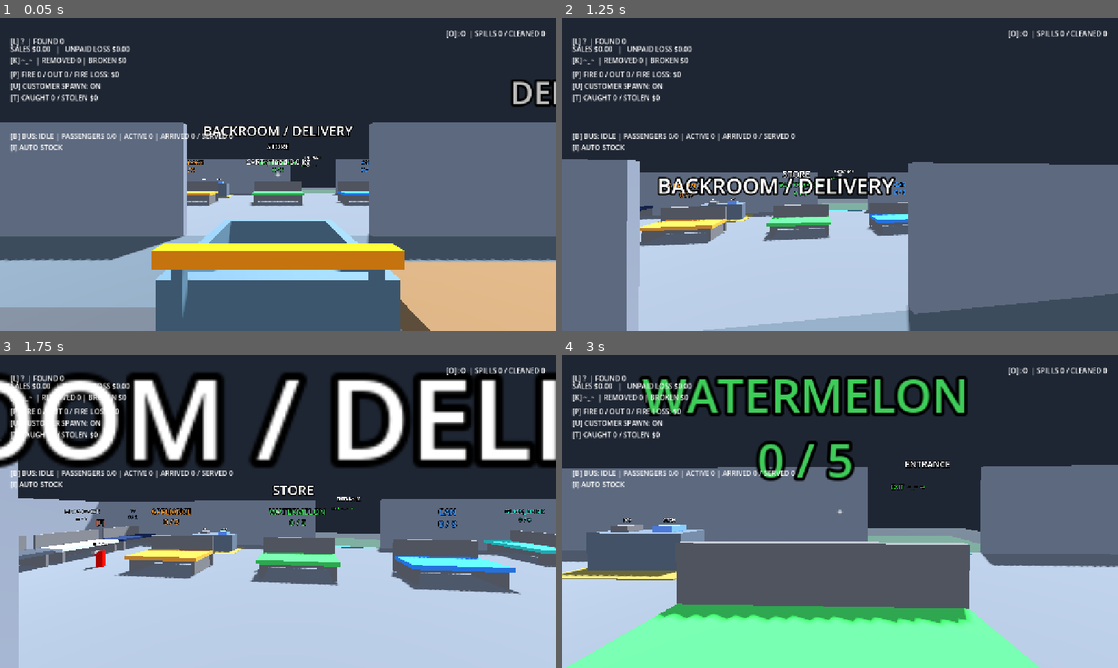
Above: before the commit, frames 1-4 (two rows, left to right).
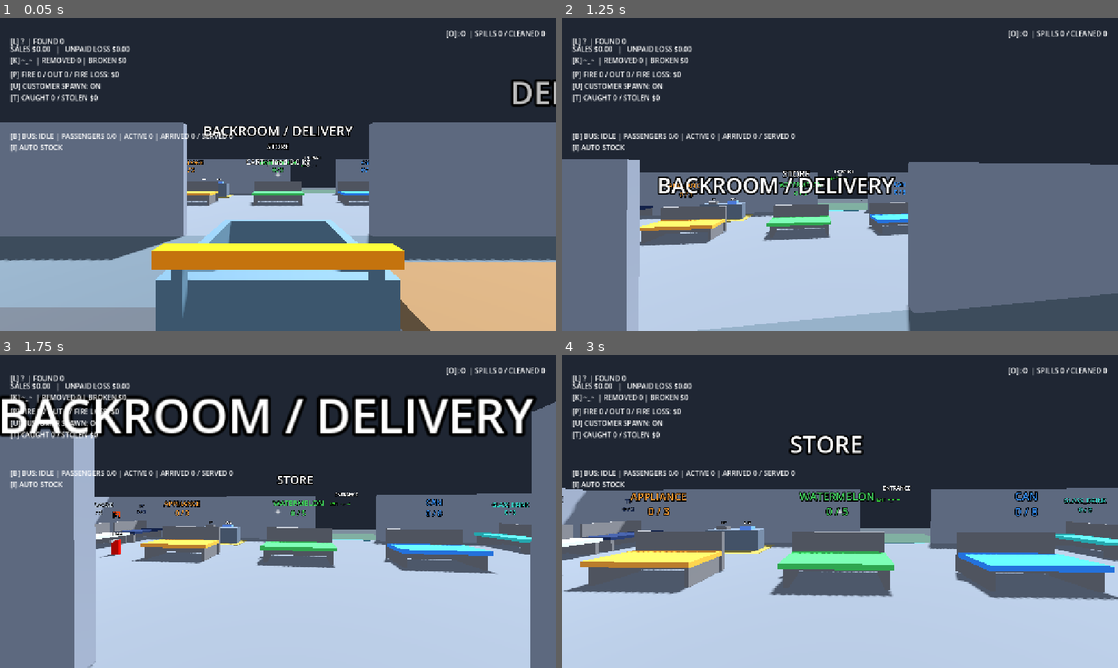
Above: after the commit, the same moments.

Repository: bomzae/night-shift-mart
Game: Godot game, scene res://scenes/main/main.tscn
Two runs of this game, one before a commit and one after it. Both use one fixed random seed, a clock stepped at 60 frames per second and the inputs below.
Inputs (mouse positions are in pixels of both pictures, inside the frame that each line leads up to):
- Up to frame 1 (0.05 s): no input
- Up to frame 2 (1.25 s): tap Enter at 0.5 s; move the mouse to (867, 174) at 0.52 s; press the mouse at (867, 174) at 0.53 s; hold W (move_forward) from 0.53 s (still down); tap Space (jump) at 0.77 s; tap E (interact) at 0.8 s
- Up to frame 3 (1.75 s): keep holding W (move_forward); move the mouse to (250, 511) at 1.27 s; release the mouse at (250, 511) at 1.28 s; tap E (interact) at 1.35 s; tap Space (jump) at 1.52 s; click (250, 511) at 1.55 s
- Up to frame 4 (3 s): keep holding W (move_forward); move the mouse to (851, 505) at 2.02 s; press the mouse at (851, 505) at 2.03 s; tap E (interact) at 2.3, 2.85 s; move the mouse to (834, 517) at 2.77 s; release the mouse at (834, 517) at 2.78 s

Frame 1 is identical in both runs. In frame 2, 1.4% of the frame differs, in the area x 4-100%, y 45-100%; in frame 3, 46%; in frame 4, 47%, in the area x 0-100%, y 6-100%.

Commit message:
feat: prompt 10.2 human npc soft separation

Diff:
--- a/project.godot
+++ b/project.godot
@@ -117,6 +117,15 @@
 ]
 }
 
+[layer_names]
+
+3d_physics/layer_1="World Player Physics"
+3d_physics/layer_2="Cart Handle"
+3d_physics/layer_5="Spill Sensor"
+3d_physics/layer_6="Fire Sensor"
+3d_physics/layer_7="Human NPC"
+3d_physics/layer_8="Future Monster"
+
 [rendering]
 
 renderer/rendering_method="gl_compatibility"
--- a/scripts/interaction/carryable_character.gd
+++ b/scripts/interaction/carryable_character.gd
@@ -17,6 +17,8 @@
 var fire_reaction := FireReaction.new()
 var external_push_time: float = 0.0
 @export var external_push_response: float = 1.5
+@export var human_separation := HumanSeparation.new()
+@export var separation_multiplier: float = 0.6
 
 func apply_external_impulse(impulse: Vector3) -> void:
 	if is_instance_valid(holder): return
@@ -25,6 +27,7 @@
 	apply_central_impulse((impulse * external_push_response).limit_length(6.0))
 
 func _ready() -> void:
+	human_separation.setup(self)
 	lock_rotation = true
 	continuous_cd = true
 	contact_monitor = true
--- a/scripts/interaction/fire_extinguisher.gd
+++ b/scripts/interaction/fire_extinguisher.gd
@@ -49,7 +49,7 @@
 		_spray.visible = false
 		_update_label()
 		return
-	var ray := PhysicsRayQueryParameters3D.create(origin, origin + direction * spray_range, 1, exclusions)
+	var ray := PhysicsRayQueryParameters3D.create(origin, origin + direction * spray_range, 1 | HumanSeparation.HUMAN_LAYER, exclusions)
 	var hit := get_world_3d().direct_space_state.intersect_ray(ray)
 	var visible_length := spray_range if hit.is_empty() else origin.distance_to(hit.position)
 	_spray.global_transform = Transform3D(Basis(Quaternion(Vector3.UP, direction)).scaled(Vector3(1, maxf(0.02, visible_length), 1)), origin + direction * visible_length * 0.5)
@@ -95,7 +95,7 @@
 	return forward >= 0 and forward <= spray_range and (offset - direction * forward).length() <= 0.15 + forward * tan(deg_to_rad(spray_half_angle))
 
 func clear_path(from: Vector3, to: Vector3, excluded: Array[RID]) -> bool:
-	return get_world_3d().direct_space_state.intersect_ray(PhysicsRayQueryParameters3D.create(from, to, 1, excluded)).is_empty()
+	return get_world_3d().direct_space_state.intersect_ray(PhysicsRayQueryParameters3D.create(from, to, 1 | HumanSeparation.HUMAN_LAYER, excluded)).is_empty()
 
 func _update_label() -> void:
 	$Label.text = "[F]  %.0f%%" % capacity
--- a/scripts/interaction/grabbable_body.gd
+++ b/scripts/interaction/grabbable_body.gd
@@ -41,6 +41,7 @@
 
 
 func _ready() -> void:
+	collision_mask |= HumanSeparation.HUMAN_LAYER
 	if definition != null:
 		$Mesh.mesh = definition.mesh()
 		$CollisionShape3D.shape = definition.collision_shape()
--- a/scripts/interaction/player_interaction.gd
+++ b/scripts/interaction/player_interaction.gd
@@ -110,7 +110,7 @@
 func find_candidate() -> PhysicsBody3D:
 	var origin := camera.global_position
 	var query := PhysicsRayQueryParameters3D.create(origin, origin - camera.global_basis.z * grab_distance)
-	query.collision_mask = 3 # World bodies + cart handles, not fire/spill sensors.
+	query.collision_mask = 3 | HumanSeparation.HUMAN_LAYER # Bodies + handles + humans, not hazard sensors.
 	query.exclude = [player.get_rid()]
 	query.collide_with_areas = true
 	var hit := camera.get_world_3d().direct_space_state.intersect_ray(query)
--- a/scripts/interaction/shopping_cart.gd
+++ b/scripts/interaction/shopping_cart.gd
@@ -58,6 +58,7 @@
 
 
 func _ready() -> void:
+	collision_mask |= HumanSeparation.HUMAN_LAYER
 	mass = maxf(0.1, cart_base_mass)
 	effective_mass = mass
 	contact_monitor = true
--- a/scripts/player/player_controller.gd
+++ b/scripts/player/player_controller.gd
@@ -18,6 +18,7 @@
 
 
 func _ready() -> void:
+	collision_mask |= HumanSeparation.HUMAN_LAYER
 	Input.mouse_mode = Input.MOUSE_MODE_CAPTURED
 	knockdown.setup(self, head, true)
 	fire_reaction.setup(self, true)
--- a/scripts/systems/basic_customer.gd
+++ b/scripts/systems/basic_customer.gd
@@ -35,8 +35,12 @@
 var _disappointment_left: float
 var knockdown := KnockdownState.new()
 var fire_reaction := FireReaction.new()
+@export var human_separation := HumanSeparation.new()
+@export var separation_multiplier: float = 1.0
+@export var queue_separation_multiplier: float = 0.35
 
 func _ready() -> void:
+	human_separation.setup(self)
 	add_to_group("basic_customers")
 	patience_left = patience_time
 	floor_snap_length = 0.2
@@ -160,13 +164,10 @@
 	var direction := target - global_position
 	direction.y = 0
 	var walking := direction.normalized() * minf(move_speed, direction.length() * 5)
-	for other in manager.customers:
-		if not uses_customer_separation() or other == self or not is_instance_valid(other):
-			continue
-		var separation: Vector3 = global_position - other.global_position
-		separation.y = 0
-		if separation.length() > 0.01 and separation.length() < 0.85:
-			walking += separation.normalized() * (0.85 - separation.length()) * 4
+	var spacing_weight := separation_multiplier * minf(1.0, direction.length() / 0.5)
+	if state == State.QUEUE or state == State.CHECKOUT: spacing_weight *= queue_separation_multiplier
+	if state == State.SHOP or state == State.EVENT_WAIT or not uses_customer_separation(): spacing_weight = 0
+	walking += human_separation.correction(self, walking, spacing_weight)
 	_push = _push.move_toward(Vector3.ZERO, push_decay * delta)
 	for body in _contact_zone.get_overlapping_bodies():
 		if body is ShoppingCart:
--- a/scripts/systems/drunk_customer.gd
+++ b/scripts/systems/drunk_customer.gd
@@ -48,6 +48,7 @@
 		return
 	var wobble := 0.45 * (wet_wobble_multiplier if SlipState.wet(self) else 1.0)
 	var desired := wander_direction.rotated(Vector3.UP, sin(_phase * 2.1) * wobble) * wander_speed
+	desired += human_separation.correction(self, desired, separation_multiplier)
 	var horizontal := Vector3(state.linear_velocity.x, 0, state.linear_velocity.z)
 	horizontal = horizontal.move_toward(desired, wander_acceleration * SlipState.control(self) * state.step)
 	state.linear_velocity.x = horizontal.x
--- a/scripts/systems/drunk_test_manager.gd
+++ b/scripts/systems/drunk_test_manager.gd
@@ -11,6 +11,7 @@
 	zone.name = "ExitRemovalZone"
 	zone.position = Vector3(-3, 1.5, 14)
 	zone.collision_layer = 0
+	zone.collision_mask = 1 | HumanSeparation.HUMAN_LAYER
 	var shape := CollisionShape3D.new()
 	var box := BoxShape3D.new()
 	box.size = Vector3(4, 3, 2)
--- a/scripts/systems/fire_manager.gd
+++ b/scripts/systems/fire_manager.gd
@@ -72,7 +72,7 @@
 	fires = fires.filter(func(fire): return is_instance_valid(fire) and not fire.is_queued_for_deletion())
 
 func visible_between(from: Vector3, to: Vector3, excluded: Array[RID] = []) -> bool:
-	return get_world_3d().direct_space_state.intersect_ray(PhysicsRayQueryParameters3D.create(from, to, 1, excluded)).is_empty()
+	return get_world_3d().direct_space_state.intersect_ray(PhysicsRayQueryParameters3D.create(from, to, 1 | HumanSeparation.HUMAN_LAYER, excluded)).is_empty()
 
 func _physics_process(delta: float) -> void:
 	_prune()
--- a/scripts/systems/fire_zone.gd
+++ b/scripts/systems/fire_zone.gd
@@ -16,7 +16,7 @@
 func _ready() -> void:
 	add_to_group("fires")
 	collision_layer = 32
-	collision_mask = 1
+	collision_mask = 1 | HumanSeparation.HUMAN_LAYER
 	var collision := CollisionShape3D.new()
 	_shape = CylinderShape3D.new()
 	_shape.height = 2.6
--- /dev/null
+++ b/scripts/systems/human_separation.gd
@@ -0,0 +1,49 @@
+class_name HumanSeparation
+extends Resource
+## Human-only spacing. Existing world/objects stay on layer 1; no global ghosts.
+const HUMAN_LAYER := 64
+const MONSTER_LAYER := 128
+@export var separation_radius: float = 1.1
+@export var personal_space: float = 0.8
+@export var separation_strength: float = 1.5
+@export var max_separation_speed: float = 0.65
+@export var side_bias: float = 0.35
+var current_vector := Vector3.ZERO
+
+func setup(body: PhysicsBody3D) -> void:
+	body.add_to_group("human_npcs")
+	body.collision_layer = HUMAN_LAYER
+	body.collision_mask = 1 | MONSTER_LAYER
+
+func correction(body: PhysicsBody3D, desired: Vector3, multiplier: float = 1.0) -> Vector3:
+	current_vector = Vector3.ZERO
+	if multiplier <= 0 or (body is CarryableCharacter and is_instance_valid(body.holder)):
+		return current_vector
+	var radius := maxf(0.01, separation_radius)
+	var forward := desired.normalized()
+	for other in body.get_tree().get_nodes_in_group("human_npcs"):
+		if other == body or other.is_queued_for_deletion(): continue
+		if other is CarryableCharacter and is_instance_valid(other.holder): continue
+		var away: Vector3 = body.global_position - other.global_position
+		if absf(away.y) > 1.5: continue
+		away.y = 0
+		var distance := away.length()
+		if distance >= radius: continue
+		if distance < 0.001:
+			away = Vector3.RIGHT if body.get_instance_id() < other.get_instance_id() else Vector3.LEFT
+		else:
+			away /= distance
+		var weight := 1.0 - distance / radius
+		var closeness := clampf(1.0 - distance / maxf(0.01, personal_space), 0, 1)
+		current_vector += away * separation_strength * weight * (0.5 + closeness)
+		# Always pass on our own right: opposite headings get opposite world sides.
+		# No per-frame random choice, including exact head-on encounters.
+		if forward != Vector3.ZERO and away.dot(forward) < -0.3:
+			current_vector += forward.cross(Vector3.UP) * side_bias * weight
+	current_vector = (current_vector * multiplier).limit_length(max_separation_speed * minf(multiplier, 1.0))
+	# Spacing cannot cancel goal progress; external pushes are added by the motor later.
+	if desired.length() > 0.01:
+		var backward := current_vector.dot(forward)
+		var minimum := -desired.length() * 0.15
+		if backward < minimum: current_vector += forward * (minimum - backward)
+	return current_vector
--- a/scripts/systems/lost_child.gd
+++ b/scripts/systems/lost_child.gd
@@ -33,12 +33,19 @@
 	$Mesh.rotation.z = 0 if is_instance_valid(holder) else sin(Time.get_ticks_msec() * 0.002) * 0.035
 
 func _free_motion(state: PhysicsDirectBodyState3D) -> void:
-	if not reunited or not is_instance_valid(parent_npc) or not grounded:
+	if not grounded or supported_by_cart:
+		return
+	if not reunited or not is_instance_valid(parent_npc):
+		var spacing := human_separation.correction(self, Vector3.ZERO, 0.25)
+		var idle := Vector3(state.linear_velocity.x, 0, state.linear_velocity.z).move_toward(spacing, follow_acceleration * state.step)
+		state.linear_velocity.x = idle.x
+		state.linear_velocity.z = idle.z
 		return
 	var offset := follow_position() - state.transform.origin
 	offset.y = 0
 	var speed_limit := lerpf(walk_speed, recovery_speed, clampf((offset.length() - recovery_start_distance) / maxf(0.1, recovery_start_distance), 0, 1))
 	var desired := offset.normalized() * minf(speed_limit, offset.length() * follow_correction)
+	desired += human_separation.correction(self, desired, 0.25 * minf(1, offset.length()))
 	var horizontal := Vector3(state.linear_velocity.x, 0, state.linear_velocity.z).move_toward(desired, follow_acceleration * SlipState.control(self) * state.step)
 	state.linear_velocity.x = horizontal.x
 	state.linear_velocity.z = horizontal.z
--- a/scripts/systems/lost_parent.gd
+++ b/scripts/systems/lost_parent.gd
@@ -9,7 +9,7 @@
 var exit_direction: Vector3 = Vector3.FORWARD
 
 func uses_customer_separation() -> bool:
-	return not reunited
+	return true
 
 func _physics_process(delta: float) -> void:
 	if not knockdown.active() and state == State.EXIT and not waypoints.is_empty():
@@ -24,6 +24,7 @@
 	state = State.EVENT_WAIT
 	super._ready()
 	move_speed = 1.5
+	separation_multiplier = 0.35
 	knockdown.minimum_fall_speed = 1.3
 
 func update_mood() -> void:
--- a/scripts/systems/spill_zone.gd
+++ b/scripts/systems/spill_zone.gd
@@ -24,7 +24,7 @@
 
 func _ready() -> void:
 	collision_layer = 16 # Mop head sensing only; no solid liquid collider.
-	collision_mask = 1
+	collision_mask = 1 | HumanSeparation.HUMAN_LAYER
 	_shape = CylinderShape3D.new()
 	_shape.radius = radius
 	_shape.height = 0.2
--- a/scripts/systems/thief_customer.gd
+++ b/scripts/systems/thief_customer.gd
@@ -16,6 +16,7 @@
 var loot_icon: MeshInstance3D
 
 func _ready() -> void:
+	separation_multiplier = 0.4
 	state = State.EXIT # Reuse waypoint walking without purchase/queue logic.
 	super._ready()
 	_mesh.material_override.albedo_color = Color(0.42, 0.46, 0.53)
--- /dev/null
+++ b/tests/prompt10_2_smoke.gd
@@ -0,0 +1,136 @@
+extends "res://tests/prompt9_smoke.gd"
+
+func walker(at: Vector3) -> BasicCustomer:
+	var npc := BasicCustomer.new()
+	npc.manager = manager
+	npc.position = at
+	npc.state = BasicCustomer.State.EVENT_WAIT
+	mart.add_child(npc)
+	npc.set_physics_process(false)
+	return npc
+
+func run_checks() -> void:
+	await setup_thief()
+	var a := walker(Vector3(-1, 0.01, 1))
+	var b := walker(Vector3(1, 0.01, 1))
+	for tick in range(180):
+		a.velocity = Vector3(2, -0.2, 0)
+		b.velocity = Vector3(-2, -0.2, 0)
+		a.move_and_slide()
+		b.move_and_slide()
+		await frames(1)
+	print("HEAD ON positions ", a.position, " / ", b.position)
+	check(a.position.x > 0.5 and b.position.x < -0.5, "human bodies cross instead of physical deadlock")
+	a.position = Vector3(-0.2, 0.01, 1)
+	b.position = Vector3(0.2, 0.01, 1)
+	var left := a.human_separation.correction(a, Vector3.ZERO)
+	var right := b.human_separation.correction(b, Vector3.ZERO)
+	check(left.x < 0 and right.x > 0, "close neighbors separate outward")
+	b.position.x = 3
+	check(a.human_separation.correction(a, Vector3.ZERO) == Vector3.ZERO, "outside radius has no influence")
+	b.position.x = 0.2
+	var side_a := a.human_separation.correction(a, Vector3.RIGHT * 2)
+	var side_b := b.human_separation.correction(b, Vector3.LEFT * 2)
+	check(side_a.z * side_b.z < 0, "head-on deterministic right-side bias is reciprocal")
+	check(a.human_separation.correction(a, Vector3.RIGHT * 2).is_equal_approx(side_a), "side choice does not jitter between samples")
+	var crowded: Array[BasicCustomer] = []
+	for i in range(18): crowded.append(walker(Vector3(0.01 * i, 0.01, 1)))
+	var correction := a.human_separation.correction(a, Vector3.RIGHT * 2)
+	check(correction.length() <= a.human_separation.max_separation_speed + 0.001, "dense crowd correction bounded")
+	check((Vector3.RIGHT * 2 + correction).x >= 1.7, "separation preserves at least 85 percent forward progress")
+	for npc in crowded: npc.queue_free()
+	await frames(2)
+	a.position = Vector3(-1, 0.01, 1)
+	b.position = Vector3(1, 0.01, 1)
+	for tick in range(110):
+		a.velocity = Vector3(2, -0.2, 0) + a.human_separation.correction(a, Vector3.RIGHT * 2)
+		b.velocity = Vector3(-2, -0.2, 0) + b.human_separation.correction(b, Vector3.LEFT * 2)
+		a.move_and_slide()
+		b.move_and_slide()
+		await frames(1)
+	check(a.position.x > 1 and b.position.x < -1, "steered head-on crossing progresses")
+	a.queue_free()
+	b.queue_free()
+	await frames(2)
+	# Every current human subtype inherits the same policy, including tourist metadata.
+	var humans: Array[PhysicsBody3D] = []
+	for script in [BasicCustomer, BasicCustomer, AccidentCustomer, DangerousCustomer, ThiefCustomer, LostParent]:
+		var npc: BasicCustomer = script.new()
+		npc.manager = manager
+		npc.position = Vector3(0, 0.01, 1)
+		npc.state = BasicCustomer.State.EVENT_WAIT
+		mart.add_child(npc)
+		npc.set_physics_process(false)
+		humans.append(npc)
+	humans[1].set_meta("tourist", true)
+	for scene in ["drunk_customer", "lost_child"]:
+		var npc: CarryableCharacter = load("res://scenes/interactables/" + scene + ".tscn").instantiate()
+		npc.position = Vector3(0, 0.8, 1)
+		mart.add_child(npc)
+		npc.freeze = true
+		npc.set_physics_process(false)
+		humans.append(npc)
+	for npc in humans:
+		check(npc.collision_layer == HumanSeparation.HUMAN_LAYER and npc.collision_mask == (1 | HumanSeparation.MONSTER_LAYER), "human policy: " + str(npc.get_script().resource_path))
+	var no_collision := true
+	for first in humans:
+		for second in humans:
+			if first != second and ((first.collision_mask & second.collision_layer) != 0 or (second.collision_mask & first.collision_layer) != 0): no_collision = false
+	check(no_collision, "all human subtype pairs have no physical collision")
+	for body in [player, mart.get_node("Cart"), mart.get_node("Mop")]:
+		check((body.collision_mask & HumanSeparation.HUMAN_LAYER) != 0 and (body.collision_layer & 1) != 0, "nonhuman body preserves reciprocal collision: " + str(body.name))
+	var product := await stock("can")
+	check((product.collision_mask & HumanSeparation.HUMAN_LAYER) != 0, "product hits human layer")
+	var child := humans.back() as LostChild
+	child.begin_carry(interaction, player)
+	check(child.human_separation.correction(child, Vector3.RIGHT) == Vector3.ZERO, "carried human receives no separation")
+	child.end_carry()
+	for npc in humans: npc.queue_free()
+	await frames(2)
+	# Actual NPC motor still collides with world and Player, without human pair exceptions.
+	a = walker(Vector3(0, 0.01, 1))
+	var wall := Graybox.box(mart, "CrowdWall", Vector3(0.2, 2, 2), Vector3(1, 1, 1), Color.GRAY)
+	await frames(2)
+	check(a.test_move(a.global_transform, Vector3.RIGHT * 2), "world blocks human motor")
+	wall.queue_free()
+	player.global_position = Vector3(1, 0.01, 1)
+	await frames(2)
+	check(a.test_move(a.global_transform, Vector3.RIGHT * 2), "player blocks human motor")
+	check(player.test_move(player.global_transform, Vector3.LEFT * 2), "human blocks player motor")
+	a.queue_free()
+	# Full stocked bus with ordinary routes, no teleporting or custom crowd paths.
+	await setup_thief()
+	mart.get_node("AutoStock").top_up()
+	await frames(180)
+	manager._rng.seed = 102
+	var bus: TouristBus = mart.get_node("TouristBus")
+	bus.tourist_count = 12
+	bus.start_event()
+	var progressed := {}
+	var queued := {}
+	var types := {}
+	var reservation_ok := true
+	var peak_queue := 0
+	for tick in range(7200):
+		await frames(1)
+		var claimed := {}
+		for npc in manager.customers:
+			for good in npc.goods:
+				if not is_instance_valid(good): continue
+				if claimed.has(good.get_instance_id()): reservation_ok = false
+				claimed[good.get_instance_id()] = true
+		for npc in bus.passengers:
+			if not is_instance_valid(npc): continue
+			if not npc.visited_types.is_empty(): progressed[npc.get_instance_id()] = true
+			for type in npc.visited_types: types[type] = true
+			if npc.state == BasicCustomer.State.QUEUE or npc.state == BasicCustomer.State.CHECKOUT: queued[npc.get_instance_id()] = true
+		peak_queue = maxi(peak_queue, manager.queue.size())
+		if bus.state == TouristBus.State.IDLE and bus.spawned_count > 0: break
+	print("SOFT RUSH spawned=", bus.spawned_count, " shoppers=", progressed.size(), " queued=", queued.size(), " types=", types.size(), " peak_queue=", peak_queue)
+	check(bus.spawned_count == 12, "twelve passengers unload without entrance deadlock")
+	check(progressed.size() >= 10 and types.size() >= 5, "crowd reaches multiple real shopping shelves")
+	check(queued.size() >= 8 and peak_queue >= 3, "majority progress through shopping to queue")
+	check(reservation_ok, "rush preserves unique physical stock reservations")
+	check(bus.state == TouristBus.State.IDLE, "rush finishes without permanent blocking")
+	print("Prompt 10.2 smoke checks completed; failures: ", failures)
+	quit(0 if failures == 0 else 1)
--- a/tests/prompt2_1_smoke.gd
+++ b/tests/prompt2_1_smoke.gd
@@ -10,7 +10,7 @@
 	await press("grab")
 	await frames(30)
 	check(cart.get_collision_exceptions().has(player) and player.get_collision_exceptions().has(cart), "held pair collision exception")
-	check(cart.collision_mask == 1, "world collision mask preserved")
+	check(cart.collision_mask == (1 | HumanSeparation.HUMAN_LAYER), "world collision mask preserved")
 	player.set_physics_process(true)
 	Input.action_press("move_forward")
 	await frames(1)
--- a/tests/prompt6_1_smoke.gd
+++ b/tests/prompt6_1_smoke.gd
@@ -16,7 +16,7 @@
 	var families: Node = mart.get_node("LostFamilies")
 	var child: LostChild = families.spawn_pair()
 	var parent: LostParent = child.parent_npc
-	check(not bilateral(child, parent), "family collision enabled before reunion")
+	check(not bilateral(child, parent), "no family-specific exception before reunion; human layer policy applies")
 	check(await reunite_at(child, Vector3(0, 0.6, -0.5)), "reunion with child immediately in parent's path")
 	check(bilateral(child, parent), "reunion installs bilateral parent-child exception")
 	# Baseline reproduction can run before the new follow API exists.
@@ -35,7 +35,7 @@
 	var offset := target - parent.global_position
 	check(is_equal_approx(offset.dot(parent.exit_direction), -child.follow_distance), "follow target behind parent's departure direction")
 	check(is_equal_approx(offset.dot(parent.exit_direction.cross(Vector3.UP)), child.lateral_offset), "follow target has lateral offset")
-	check(child.collision_mask == 1 and parent.collision_mask == 1, "world collision masks unchanged")
+	check(child.collision_mask == (1 | HumanSeparation.MONSTER_LAYER) and parent.collision_mask == (1 | HumanSeparation.MONSTER_LAYER), "world collision masks unchanged")
 	check(not child.get_collision_exceptions().has(player) and not parent.get_collision_exceptions().has(player), "player collision retained after carry separation")
 	var cart: ShoppingCart = mart.get_node("Cart")
 	check(not child.get_collision_exceptions().has(cart) and not parent.get_collision_exceptions().has(cart), "cart collision retained")
@@ -54,7 +54,7 @@
 	if another == null:
 		await frames(25)
 		another = manager.spawn_customer([&"can"])
-	check(another != null and not bilateral(incoming, another), "normal customers keep mutual collision")
+	check(another != null and not bilateral(incoming, another), "normal customers need no pair exceptions")
 	var crossed := false
 	for tick in range(300):
 		await frames(1)
@@ -73,9 +73,9 @@
 	var other: LostChild = families.spawn_pair()
 	parent = child.parent_npc
 	var other_parent: LostParent = other.parent_npc
-	check(not bilateral(parent, other_parent), "unresolved families remain physical")
+	check(not bilateral(parent, other_parent), "unresolved families need no pair exceptions")
 	check(await reunite_at(child, Vector3(0, 0.65, 0)), "overlapping child drop reunites safely")
-	check(not bilateral(child, other_parent) and not bilateral(parent, other), "unresolved other family collision remains enabled")
+	check(not bilateral(child, other_parent) and not bilateral(parent, other), "unresolved other family needs no pair exceptions")
 	check(await reunite_at(other, Vector3(0.2, 0.65, 0.3)), "second family reunites nearby")
 	check(bilateral(parent, other_parent) and bilateral(child, other_parent) and bilateral(child, other), "all departing family bodies have bilateral exceptions")
 	await place(child, Vector3(6, 0.55, 2))
@@ -99,7 +99,7 @@
 	parent = child.parent_npc
 	# Keep this isolated wall test east of the real checkout counter (x=5,z=10).
 	parent.global_position = Vector3(7.5, 0.01, 8)
-	check(not bilateral(child, existing) and not bilateral(parent, existing), "waiting family retains customer collision")
+	check(not bilateral(child, existing) and not bilateral(parent, existing), "waiting family needs no customer exceptions")
 	check(await reunite_at(child, Vector3(0, 0.65, 0)), "reunion with customer already in scene")
 	check(bilateral(child, existing) and bilateral(parent, existing), "existing customer receives reciprocal exceptions")
 	check(not child.get_collision_exceptions().has(product) and not parent.get_collision_exceptions().has(product), "physical product collision retained")
--- a/tests/prompt6_2_smoke.gd
+++ b/tests/prompt6_2_smoke.gd
@@ -45,7 +45,7 @@
 		await frames(45)
 		check(interaction.held_object == body and interaction.hold_obstructed, kind + " shelf shortens safe hold without dropping")
 		check(body.global_position.z < 0.65, kind + " stays on near side of solid shelf back")
-		check(body.collision_mask == 1 and body.get_collision_exceptions().has(player), kind + " keeps world mask and player exception")
+		check((body.collision_mask & 1) == 1 and body.get_collision_exceptions().has(player), kind + " keeps world mask and player exception")
 		shelf.queue_free()
 		player.rotation.y = 0
 		player.set_physics_process(true)
Not shown, added: scripts/systems/human_separation.gd.uid
Not shown, added: tests/prompt10_2_smoke.gd.uid
Not shown, changed: PROJECT_NOTES.md
